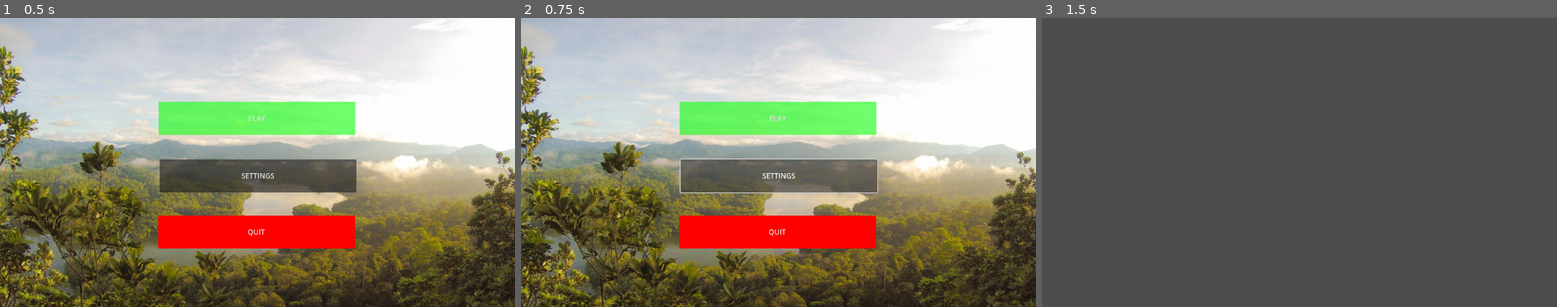
Above: before the commit, frames 1-3 (left to right).
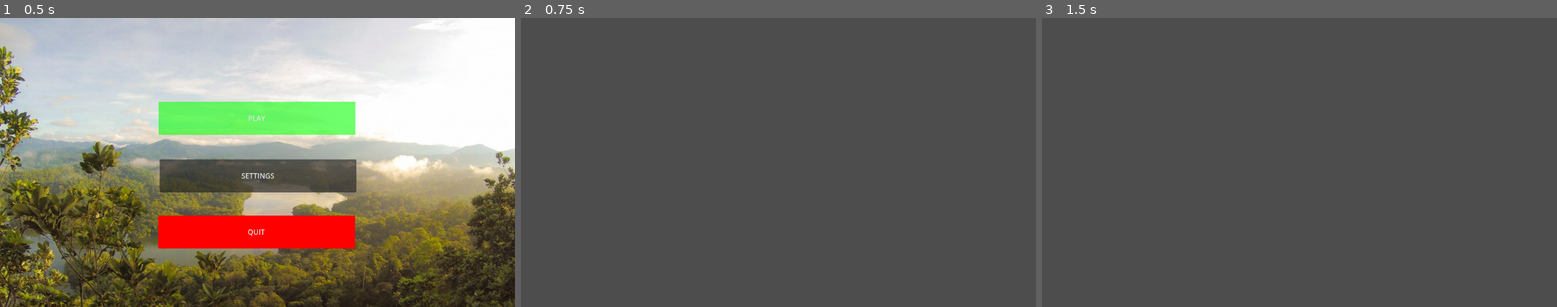
Above: after the commit, the same moments.

Repository: 7lele/celestia
Game: Godot game, scene res://scene/Menu.tscn
Two runs of this game, one before a commit and one after it. Both use one fixed random seed, a clock stepped at 60 frames per second and the inputs below.
Inputs (mouse positions are in pixels of both pictures, inside the frame that each line leads up to):
- Up to frame 1 (0.5 s): no input
- Up to frame 2 (0.75 s): click "SETTINGS" at 0.5 s
- Up to frame 3 (1.5 s): click (1299, 119) at 1.25 s, where only the run before the commit has a clickable "PLAY"

Frame 1 is identical in both runs. In frame 2, 95% of the frame differs, in the area x 0-100%, y 0-100%; in frame 3, nothing differs.

Commit message:
Boutton fonctionnent

Diff:
--- /dev/null
+++ b/quit.gd
@@ -0,0 +1,7 @@
+extends Button
+
+func _ready():
+	self.pressed.connect(_on_quit_pressed)
+
+func _on_quit_pressed():
+	get_tree().quit()
--- a/scene/Menu.tscn
+++ b/scene/Menu.tscn
@@ -1,7 +1,9 @@
-[gd_scene load_steps=9 format=3 uid="uid://b2q7hmgyypnlu"]
+[gd_scene load_steps=11 format=3 uid="uid://b2q7hmgyypnlu"]
 
 [ext_resource type="Texture2D" uid="uid://rqa2ld13ujag" path="res://Forêt_amérique_du_sud.jpg" id="1_3cqhr"]
 [ext_resource type="Script" uid="uid://bjgaxvmllrlge" path="res://Play.gd" id="2_rgvae"]
+[ext_resource type="Script" uid="uid://goduihjw1vis" path="res://settings.gd" id="3_rgvae"]
+[ext_resource type="Script" uid="uid://2ltsf8ljnqdl" path="res://quit.gd" id="4_n5gji"]
 
 [sub_resource type="StyleBoxFlat" id="StyleBoxFlat_cx167"]
 bg_color = Color(0, 0.47451, 0.25098, 1)
@@ -63,6 +65,7 @@
 offset_right = 799.0
 offset_bottom = 391.0
 text = "SETTINGS"
+script = ExtResource("3_rgvae")
 
 [node name="Quit" type="Button" parent="."]
 layout_mode = 0
@@ -74,3 +77,4 @@
 theme_override_styles/pressed = SubResource("StyleBoxFlat_ylpcl")
 theme_override_styles/normal = SubResource("StyleBoxFlat_uubjt")
 text = "QUIT"
+script = ExtResource("4_n5gji")
--- /dev/null
+++ b/scene/Settings.tscn
@@ -0,0 +1,3 @@
+[gd_scene format=3 uid="uid://cslm8htjwgglf"]
+
+[node name="Settings" type="Node2D"]
--- /dev/null
+++ b/settings.gd
@@ -0,0 +1,10 @@
+extends Button
+
+const TARGET_SCENE_PATH = "res://scene/settings.tscn"  # Remplace par le chemin réel de ta scène
+
+func _ready():
+	# Connecte le signal 'pressed' à la fonction _on_button_pressed
+	self.pressed.connect(_on_button_pressed)
+
+func _on_button_pressed():
+	get_tree().change_scene_to_file(TARGET_SCENE_PATH)
Not shown, added: quit.gd.uid
Not shown, added: settings.gd.uid
